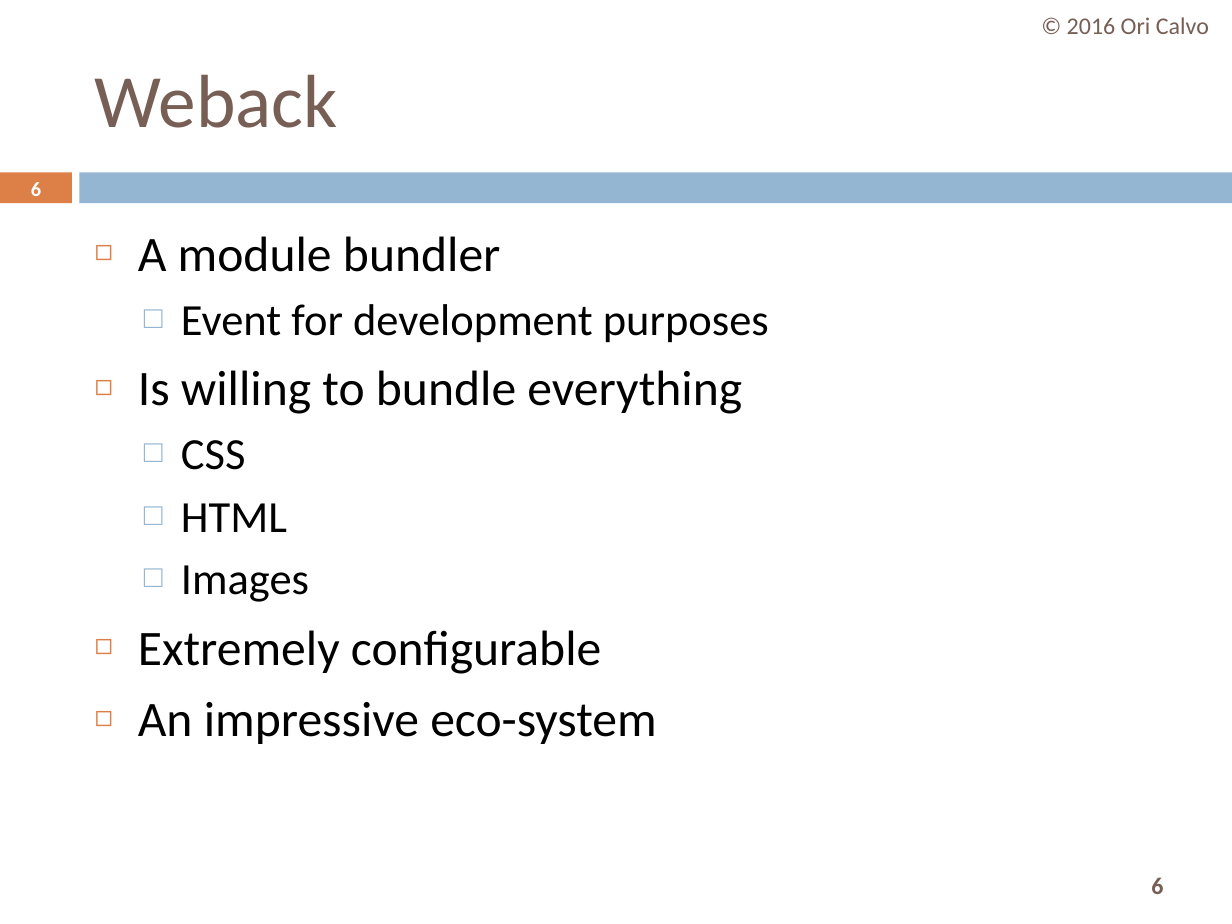
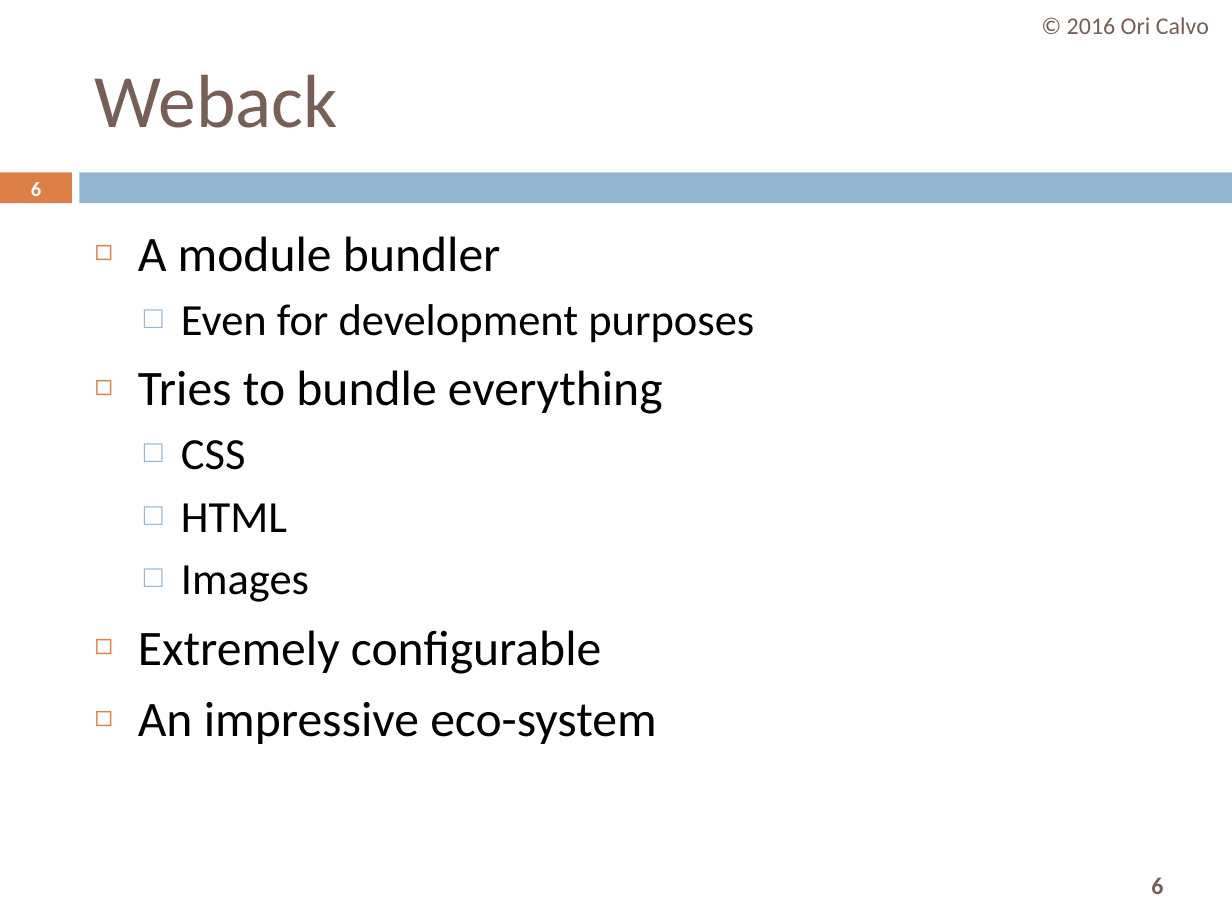
Before and after one commit to oricalvo/course-angular, a slide deck: slide 6 of PPTs/01 Build & Setup.pptx. Drawn at 1232x924 pixels with LibreOffice and Linux fonts; fonts in the diff are those of the drawing. Boxes give left, top, right and bottom in pixels: in the first picture for what was removed or moved away, otherwise in the second. Text is boxed around its words. In the diff, an @@ line names an element or a change of style, - is before the commit and + after.

```diff
--- a/PPTs/01 Build & Setup.pptx
+++ b/PPTs/01 Build & Setup.pptx
@@ text at <box>138,304,754,414</box>: text changed @@
-  □ Event for development purposes
-◻ Is willing to bundle everything
+  □ Even for development purposes
+◻ Tries to bundle everything
```
Also in this commit, not shown: 12 other slides changed, 3 slides added, 16 other files.
